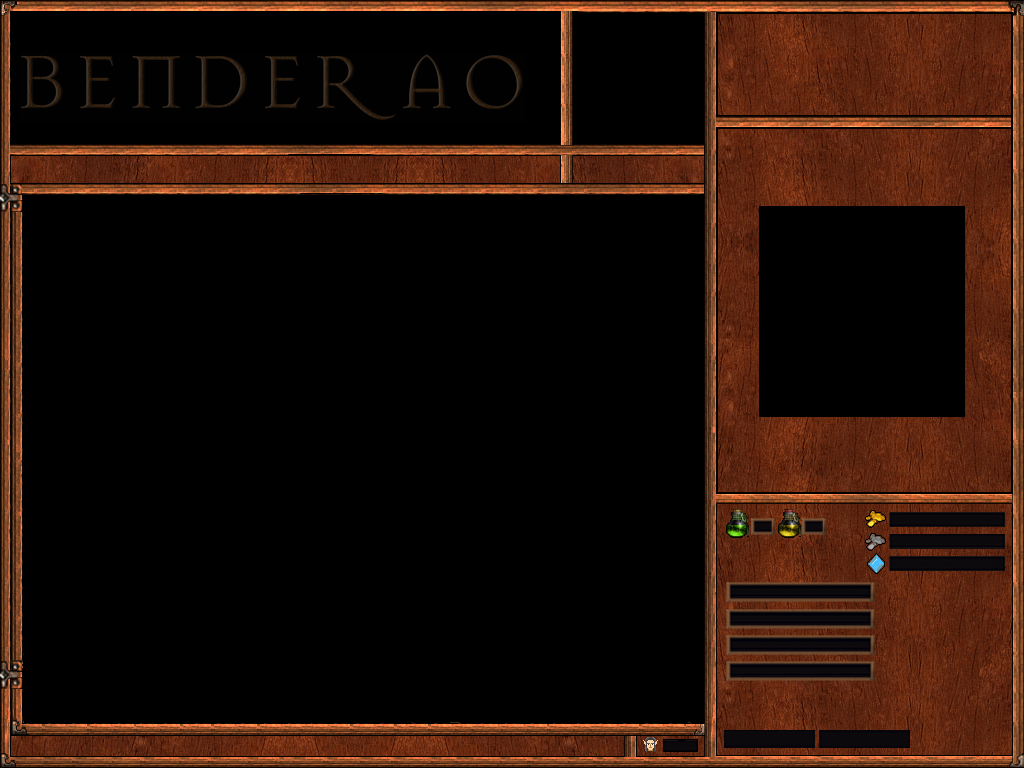
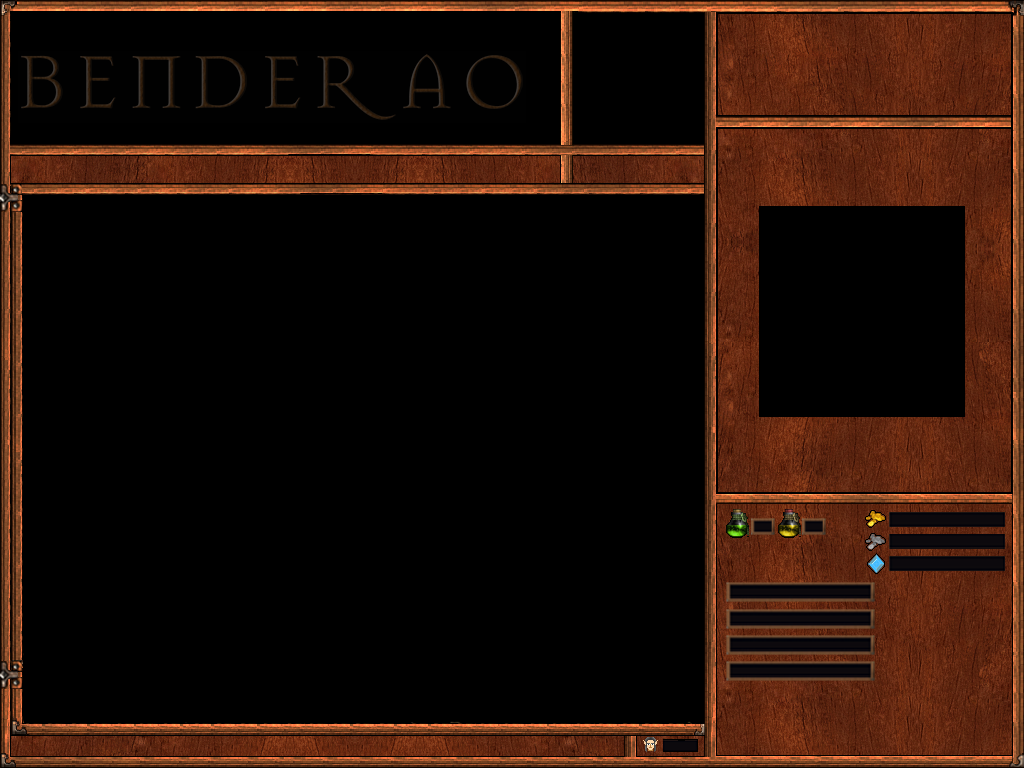
The second 1024 × 768 image is a revision of the first. Changes to its layers:
hid "Cuadro Coordenadas" over bbox(819, 730, 910, 748)
hid "Cuadro Seguro, Seguro REsu, etc" over bbox(724, 730, 815, 748)
